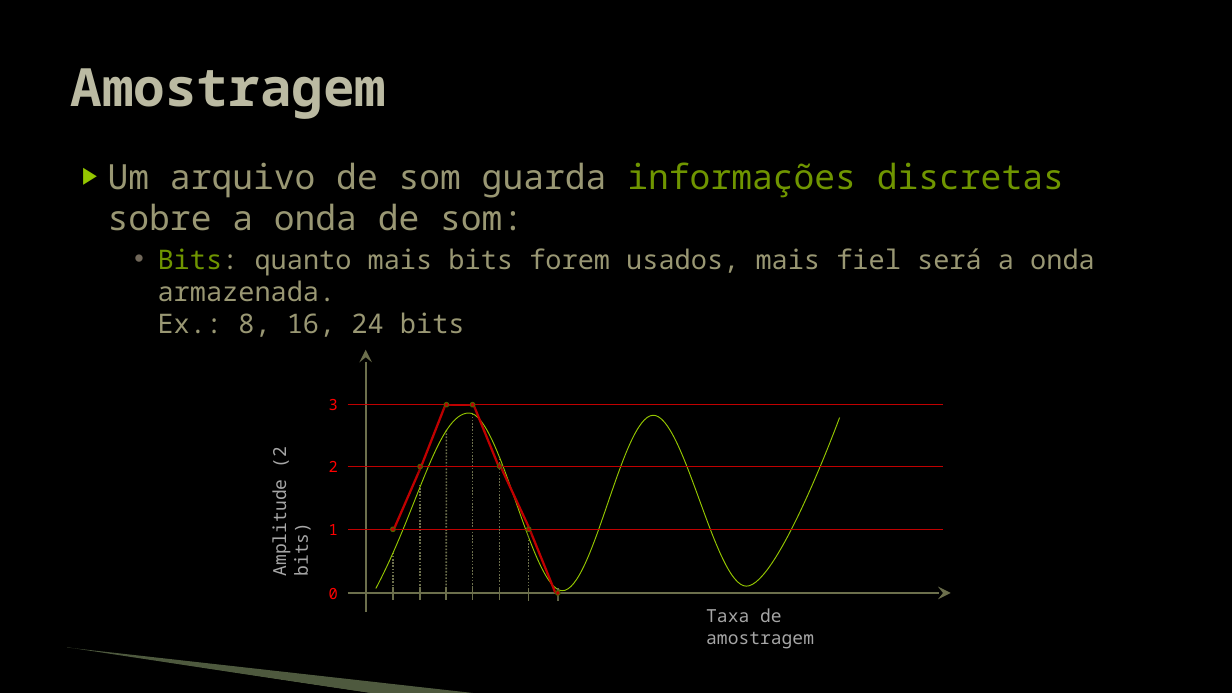
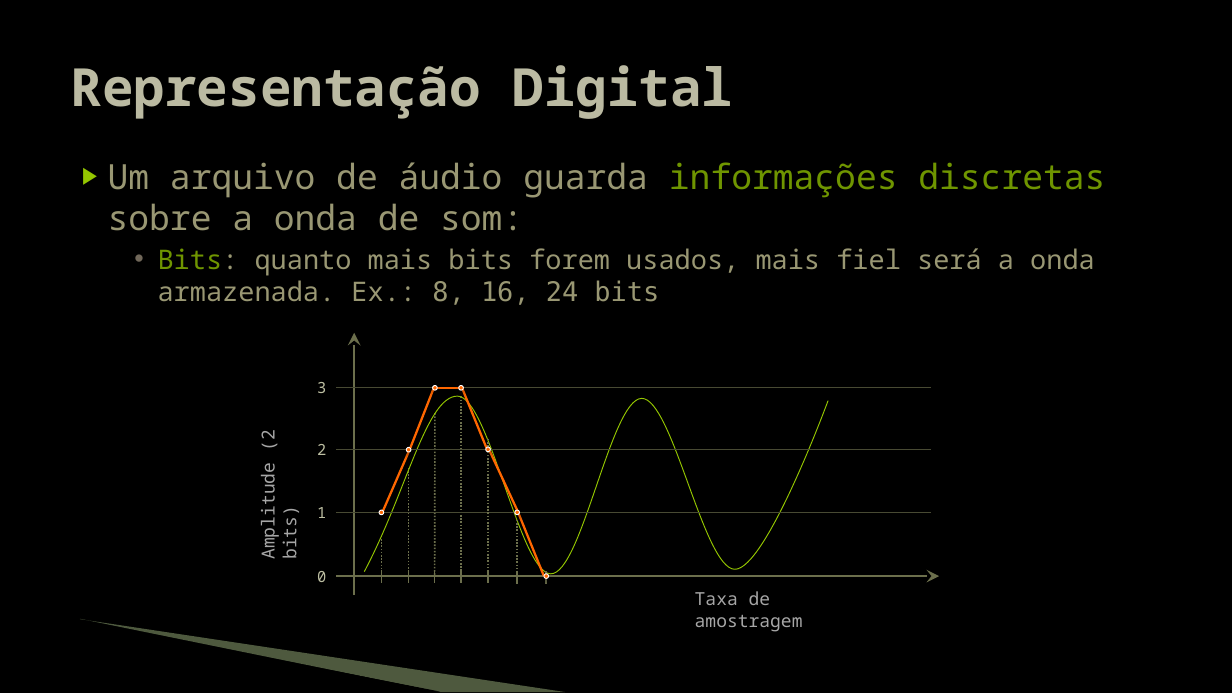
Before and after one commit to JudsonSS/Jogos, a slide deck: slide 7 of Slides/15. Reprodução de Áudio.pptx. Drawn at 1232x693 pixels with LibreOffice and Linux fonts; fonts in the diff are those of the drawing; background and template pictures are left out. Boxes give left, top, right and bottom in pixels: in the first picture for what was removed or moved away, otherwise in the second. Text is boxed around its words. In the diff, an @@ line names an element or a change of style, - is before the commit and + after.

```diff
--- a/Slides/15. Reprodução de Áudio.pptx
+++ b/Slides/15. Reprodução de Áudio.pptx
@@ title at [71, 65, 734, 119]: text changed @@
-Amostragem
+Representação Digital
@@ text at [108, 162, 1105, 231]: text changed @@
-▶ Um arquivo de som guarda informações discretas sobre a onda de som:
+▶ Um arquivo de áudio guarda informações discretas
+  sobre a onda de som:
@@ text at [158, 248, 1095, 305]: font Noto Sans Mono to DejaVu Sans Mono in "8, 16, 24 bits" @@
@@ line (336, 388) - (932, 388): stroke #C00000 0.75 pt to #484A32 0.75 pt @@
@@ line (458, 388) - (437, 388): stroke #C00000 1.75 pt to #FF6700 1.75 pt @@
@@ line (433, 390) - (410, 448): stroke #C00000 1.75 pt to #FF6700 1.75 pt @@
@@ 21 lines, 7 ellipses, 5 texts, 2 arrows, 1 freeform shape: place and size @@
-21 lines, 7 ellipses, 5 texts, 2 arrows, 1 freeform shape at [267, 349, 951, 649]
+21 lines, 7 ellipses, 5 texts, 2 arrows, 1 freeform shape at [255, 333, 939, 632]
@@ line (486, 448) - (463, 390): stroke #C00000 1.75 pt to #FF6700 1.75 pt @@
@@ line (336, 450) - (932, 450): stroke #C00000 0.75 pt to #484A32 0.75 pt @@
@@ line (409, 452) - (384, 511): stroke #C00000 1.75 pt to #FF6700 1.75 pt @@
@@ line (518, 510) - (490, 451): stroke #C00000 1.75 pt to #FF6700 1.75 pt @@
@@ text colour #FF0000 to #BDBFA2 in 4 elements at [317, 571, 326, 582], [317, 444, 326, 455], [317, 382, 326, 393], [317, 507, 326, 518] @@
@@ text "1": place and size @@
-text "1" at [329, 524, 338, 535]
+text "1" at [317, 507, 326, 518]
@@ line (336, 513) - (932, 513): stroke #C00000 0.75 pt to #484A32 0.75 pt @@
@@ fill #C00000 to #FF6700; outline #4A6300 0.75 pt to #FFFFFF 0.75 pt in 7 elements at [544, 574, 549, 579], [407, 447, 411, 452], [486, 447, 491, 452], [433, 385, 437, 390], [458, 385, 463, 390], [515, 510, 519, 515], [379, 510, 384, 515] @@
@@ line moved from (555, 593) - (531, 531) to (544, 576) - (518, 514) @@
@@ line (544, 576) - (518, 514): stroke #C00000 1.75 pt to #FF6700 1.75 pt @@
@@ freeform shape: place and size @@
-freeform shape at [66, 649, 374, 693]
+freeform shape at [78, 621, 440, 692]
@@ freeform shape: place and size @@
-freeform shape at [67, 648, 481, 693]
+freeform shape at [80, 619, 566, 692]
```
Also in this commit, not shown: 19 other slides changed.
